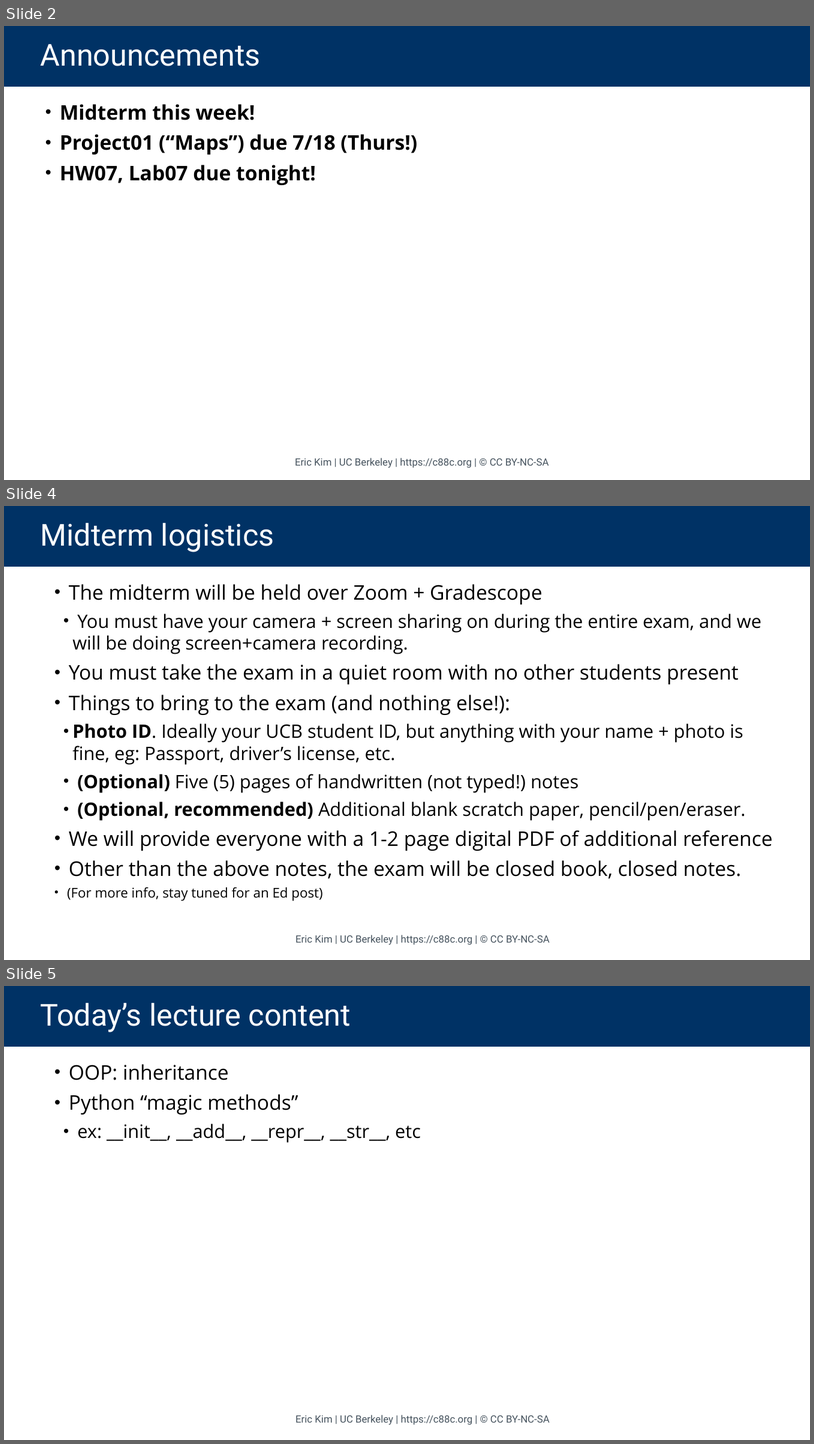
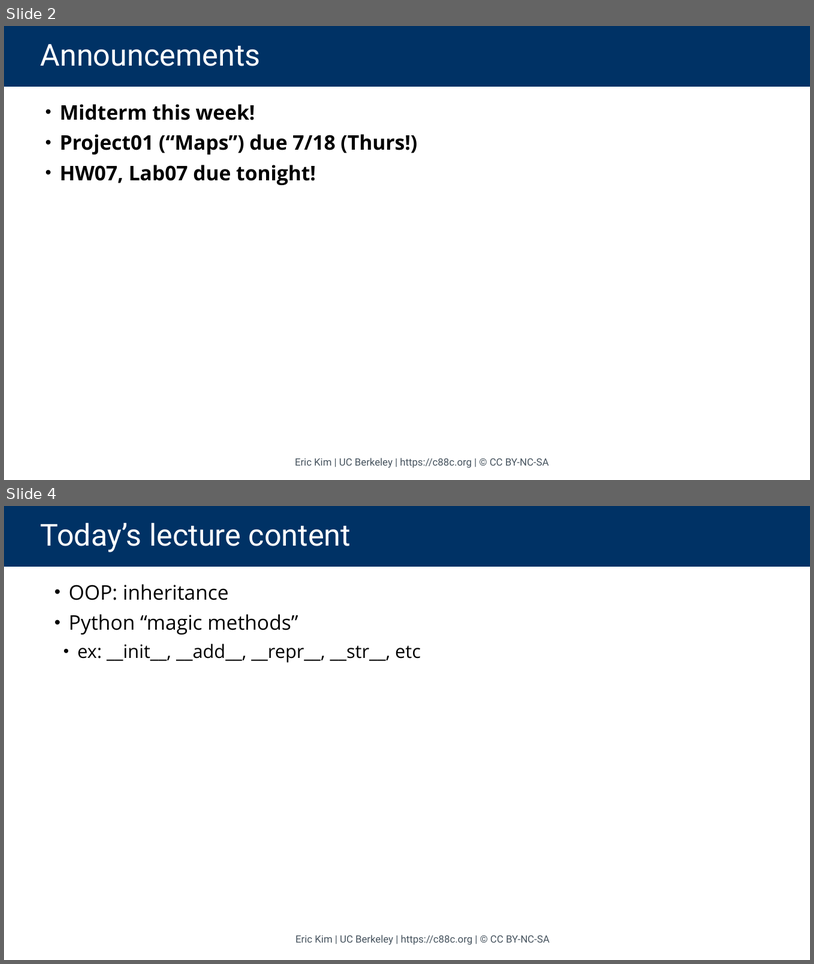
Before and after one commit to cs88-website/su24, a slide deck: assets/slides/su24/15-OOP_II.pptx. Shown one above the other, each under a label of ours: slides 2, 4 and 5 before the commit, slides 2 and 4 after it; the slides between them are not shown. The pictures are 814x1444 and 814x964 pixels, drawn with LibreOffice and Linux fonts; fonts in the diff are those of the drawing. Boxes give left, top, right and bottom in pixels: in the first picture for what was removed or moved away, otherwise in the second. Text is boxed around its words. In the diff, an @@ line names an element or a change of style, - is before the commit and + after.

```diff
--- a/assets/slides/su24/15-OOP_II.pptx
+++ b/assets/slides/su24/15-OOP_II.pptx
@@ slide 4 removed at bbox=[4, 506, 810, 960], background #FFFFFF @@
@@ title removed at bbox=[4, 506, 810, 567] @@
-Midterm logistics
@@ text removed at bbox=[67, 584, 773, 900] @@
-  • The midterm will be held over Zoom + Gradescope
-    • You must have your camera + screen sharing on during the entire exam, and we will be doing screen+camera recording.
-  • You must take the exam in a quiet room with no other students present
-  • Things to bring to the exam (and nothing else!):
-    • Photo ID. Ideally your UCB student ID, but anything with your name + photo is fine, eg: Passport, driver’s license, etc.
-    • (Optional) Five (5) pages of handwritten (not typed!) notes
-    • (Optional, recommended) Additional blank scratch paper, pencil/pen/eraser.
-  • We will provide everyone with a 1-2 page digital PDF of additional reference
-  • Other than the above notes, the exam will be closed book, closed notes.
-  • (For more info, stay tuned for an Ed post)
@@ text removed at bbox=[296, 934, 550, 945] @@
-Eric Kim | UC Berkeley | https://c88c.org | © CC BY-NC-SA
@@ what was slide 5 is now slide 4 @@
```
Also in this commit, not shown: 5 slides changed, 3 other slides removed, 5 other files.
